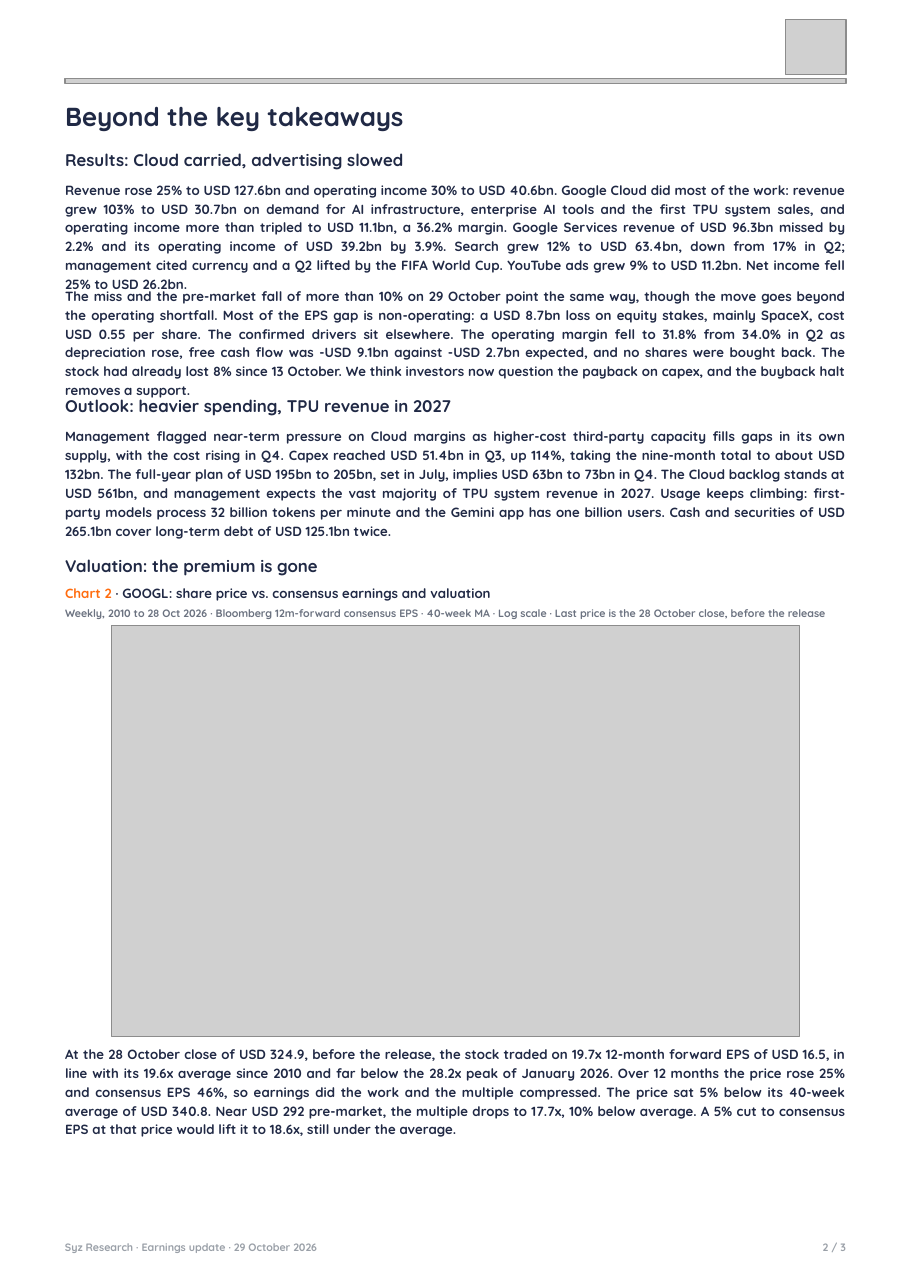
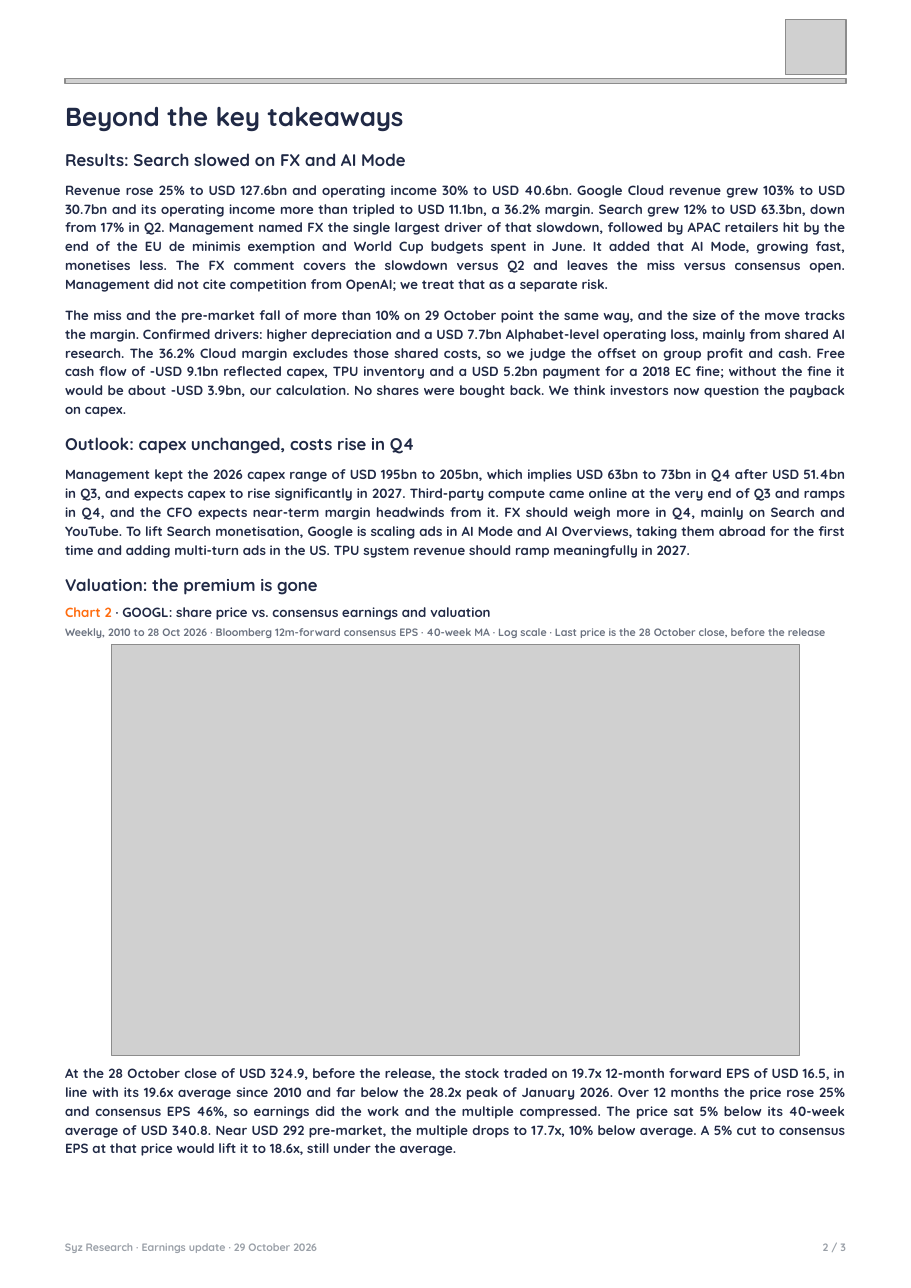
Before and after one commit to jb-db05/syz-earnings, a slide deck: slide 2 of deliverables/GOOGL_Q3_2026/Earnings_Update_GOOGL_Q32026.pptx. Drawn at 911x1288 pixels with LibreOffice and Linux fonts; fonts in the diff are those of the drawing; grey boxes stand for pictures. Boxes give left, top, right and bottom in pixels: in the first picture for what was removed or moved away, otherwise in the second. Text is boxed around its words. In the diff, an @@ line names an element or a change of style, - is before the commit and + after.

```diff
--- a/deliverables/GOOGL_Q3_2026/Earnings_Update_GOOGL_Q32026.pptx
+++ b/deliverables/GOOGL_Q3_2026/Earnings_Update_GOOGL_Q32026.pptx
@@ text at (65, 153, 405, 166): text changed @@
-Results: Cloud carried, advertising slowed
+Results: Search slowed on FX and AI Mode
@@ text at (65, 185, 846, 292): text changed @@
-Revenue rose 25% to USD 127.6bn and operating income 30% to USD 40.6bn. Google Cloud did most of the work: revenue grew 103% to USD 30.7bn on demand for AI infrastructure, enterprise AI tools and the first TPU system sales, and operating income more than tripled to USD 11.1bn, a 36.2% margin. Google Services revenue of USD 96.3bn missed by 2.2% and its operating income of USD 39.2bn by 3.9%. Search grew 12% to USD 63.4bn, down from 17% in Q2; management cited currency and a Q2 lifted by the FIFA World Cup. YouTube ads grew 9% to USD 11.2bn. Net income fell 25% to USD 26.2bn.
+Revenue rose 25% to USD 127.6bn and operating income 30% to USD 40.6bn. Google Cloud revenue grew 103% to USD 30.7bn and its operating income more than tripled to USD 11.1bn, a 36.2% margin. Search grew 12% to USD 63.3bn, down from 17% in Q2. Management named FX the single largest driver of that slowdown, followed by APAC retailers hit by the end of the EU de minimis exemption and World Cup budgets spent in June. It added that AI Mode, growing fast, monetises less. The FX comment covers the slowdown versus Q2 and leaves the miss versus consensus open. Management did not cite competition from OpenAI; we treat that as a separate risk.
@@ text at (65, 310, 845, 417): text changed @@
-The miss and the pre-market fall of more than 10% on 29 October point the same way, though the move goes beyond the operating shortfall. Most of the EPS gap is non-operating: a USD 8.7bn loss on equity stakes, mainly SpaceX, cost USD 0.55 per share. The confirmed drivers sit elsewhere. The operating margin fell to 31.8% from 34.0% in Q2 as depreciation rose, free cash flow was -USD 9.1bn against -USD 2.7bn expected, and no shares were bought back. The stock had already lost 8% since 13 October. We think investors now question the payback on capex, and the buyback halt removes a support.
+The miss and the pre-market fall of more than 10% on 29 October point the same way, and the size of the move tracks the margin. Confirmed drivers: higher depreciation and a USD 7.7bn Alphabet-level operating loss, mainly from shared AI research. The 36.2% Cloud margin excludes those shared costs, so we judge the offset on group profit and cash. Free cash flow of -USD 9.1bn reflected capex, TPU inventory and a USD 5.2bn payment for a 2018 EC fine; without the fine it would be about -USD 3.9bn, our calculation. No shares were bought back. We think investors now question the payback on capex.
@@ text at (65, 437, 415, 454): text changed @@
-Outlook: heavier spending, TPU revenue in 2027
+Outlook: capex unchanged, costs rise in Q4
@@ text at (65, 469, 845, 558): text changed @@
-Management flagged near-term pressure on Cloud margins as higher-cost third-party capacity fills gaps in its own supply, with the cost rising in Q4. Capex reached USD 51.4bn in Q3, up 114%, taking the nine-month total to about USD 132bn. The full-year plan of USD 195bn to 205bn, set in July, implies USD 63bn to 73bn in Q4. The Cloud backlog stands at USD 561bn, and management expects the vast majority of TPU system revenue in 2027. Usage keeps climbing: first-party models process 32 billion tokens per minute and the Gemini app has one billion users. Cash and securities of USD 265.1bn cover long-term debt of USD 125.1bn twice.
+Management kept the 2026 capex range of USD 195bn to 205bn, which implies USD 63bn to 73bn in Q4 after USD 51.4bn in Q3, and expects capex to rise significantly in 2027. Third-party compute came online at the very end of Q3 and ramps in Q4, and the CFO expects near-term margin headwinds from it. FX should weigh more in Q4, mainly on Search and YouTube. To lift Search monetisation, Google is scaling ads in AI Mode and AI Overviews, taking them abroad for the first time and adding multi-turn ads in the US. TPU system revenue should ramp meaningfully in 2027.
@@ 4 texts, 1 picture: place and size @@
-4 texts, 1 picture at (65, 559, 845, 1137)
+4 texts, 1 picture at (65, 578, 845, 1156)
```
Also in this commit, not shown: 2 other slides changed, 5 other files.
